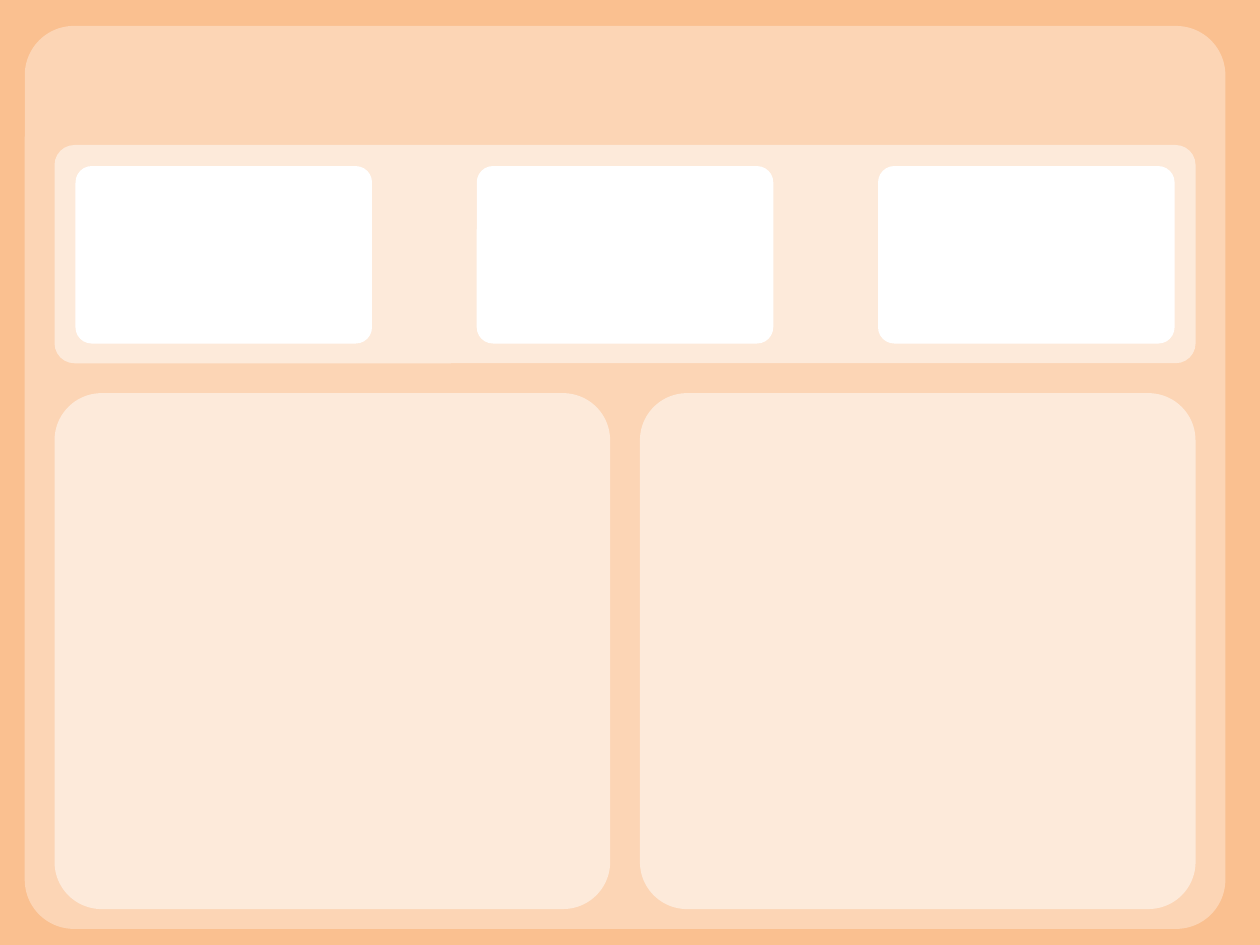
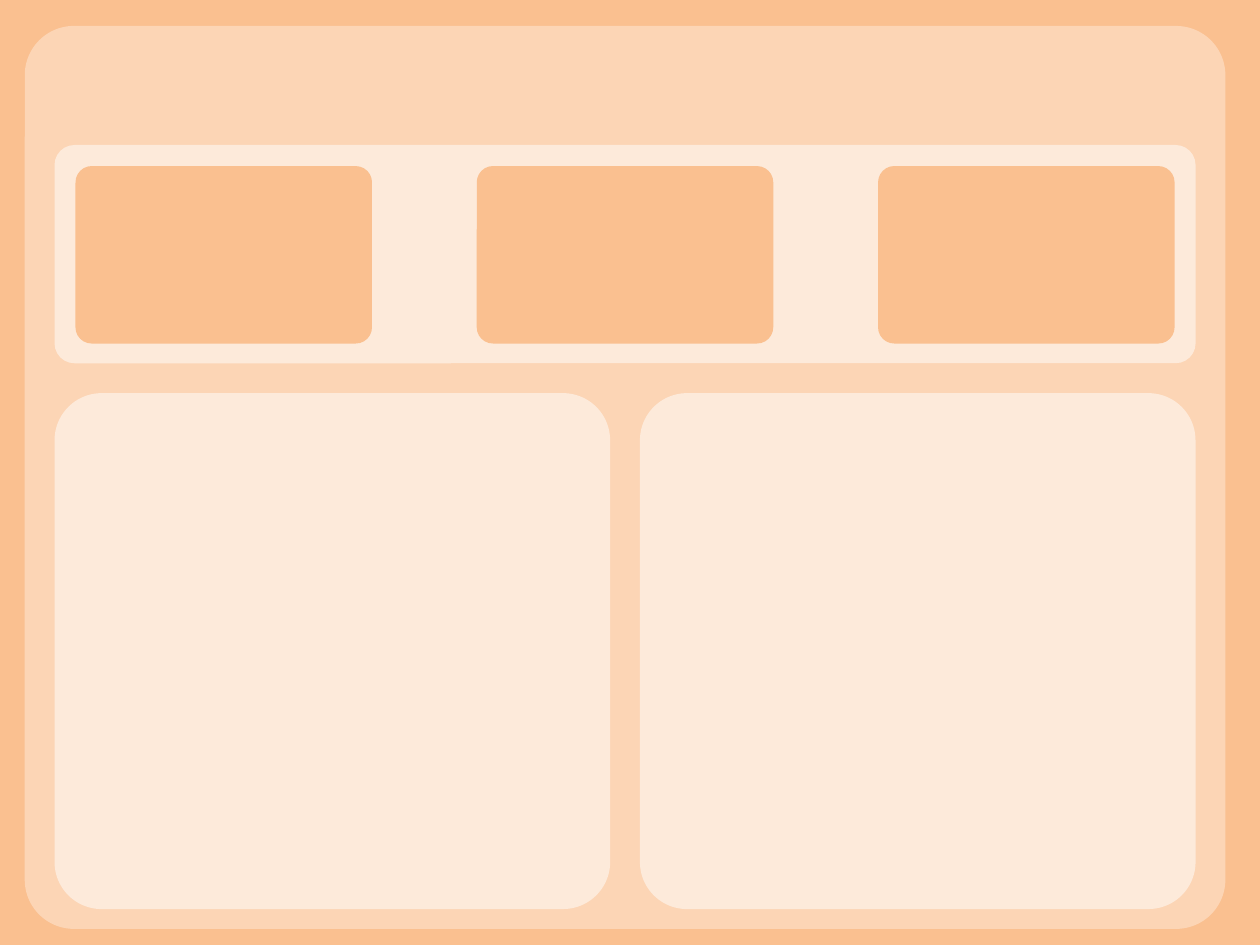
Before and after one commit to fcardosoo/Alura-036-Power-BI-conhecendo-o-servico, a slide deck: slide 1 of fundo.pptx. Drawn at 1260x945 pixels with LibreOffice and Linux fonts; fonts in the diff are those of the drawing. Boxes give left, top, right and bottom in pixels: in the first picture for what was removed or moved away, otherwise in the second. Text is boxed around its words. In the diff, an @@ line names an element or a change of style, - is before the commit and + after.

```diff
--- a/fundo.pptx
+++ b/fundo.pptx
@@ fill #FFFFFF to #FAC090 in 3 elements at (76,166,372,344), (476,166,772,344), (878,166,1174,344) @@
```
